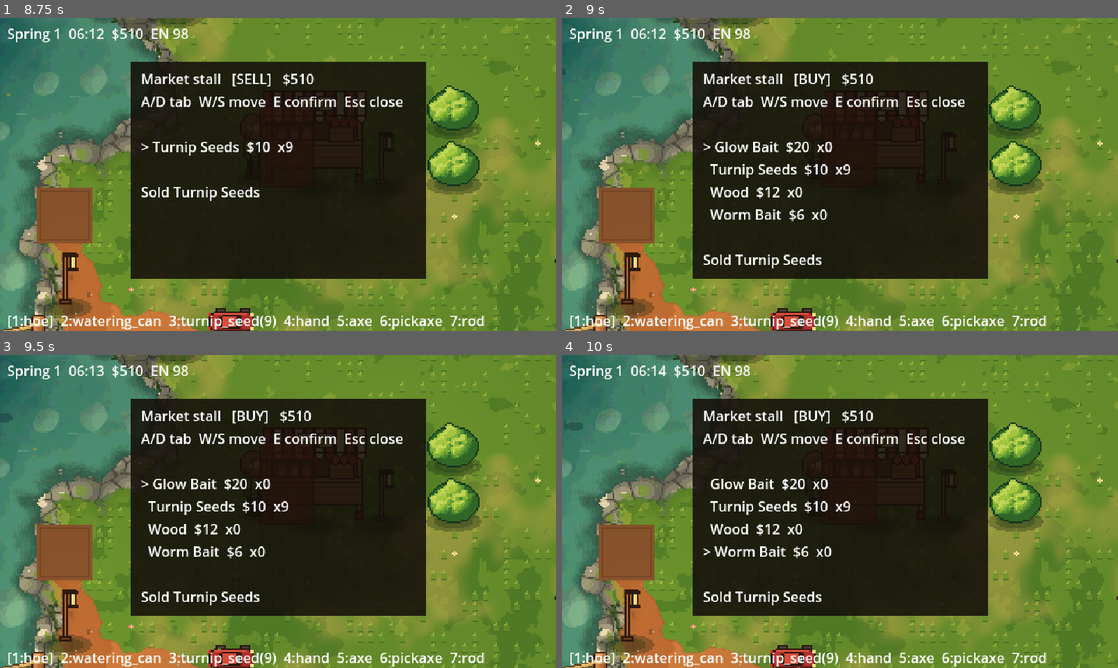
Above: before the commit, frames 1-4 (two rows, left to right).
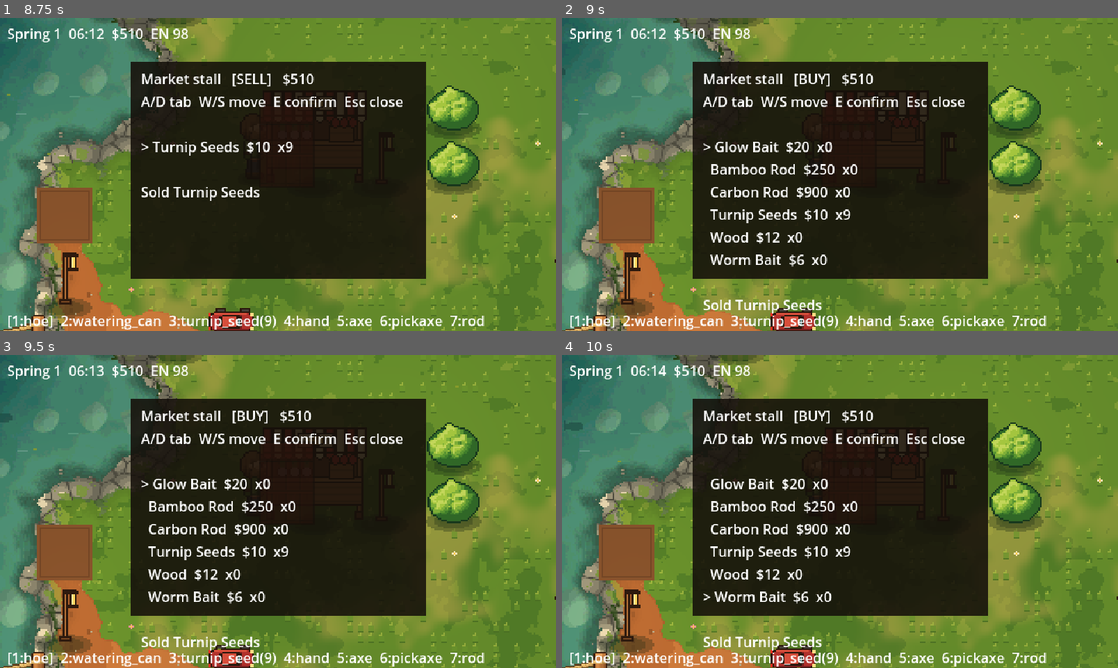
Above: after the commit, the same moments.

Repository: tralesmile/Starstead
Game: Godot game, scene res://scenes/main.tscn
The game is run twice, just before and just after one commit, with the same random seed, the same clock (stepped at 60 frames per second) and the same inputs.
Inputs:
- Up to frame 1 (8.75 s): tap Enter (ui_accept) at 0.5, 0.77, 1.52, 3.02, 3.5, 3.77, 4.52, 6.02, 6.77, 7.52 s; hold E (interact) 0.53-1.28 s; hold W (move_up) 0.53-2.03 s; tap F (use_tool) at 1.35 s; hold A (move_left) 2.03-3.53 s; tap B at 2.1 s; tap Q at 2.85 s; hold S (move_down) 3.53-4.28 s; tap H at 3.6 s; hold D (move_right) 4.28-5.03 s; tap X at 4.35 s; hold W (move_up) 5.03-5.78 s; tap 1 at 5.1 s; hold D (move_right) 5.78-8.03 s; tap Space at 5.85 s; tap I at 6.6 s; tap E (interact) at 7.35 s; hold S (move_down) from 8.03 s (still down); hold F (use_tool) from 8.03 s (still down)
- Up to frame 2 (9 s): tap Enter (ui_accept) at 8.75 s; release S (move_down) at 8.78 s; release F (use_tool) at 8.78 s; hold A (move_left) from 8.78 s (still down); tap B at 8.85 s
- Up to frame 3 (9.5 s): keep holding A (move_left); tap Enter (ui_accept) at 9.02 s
- Up to frame 4 (10 s): tap Enter (ui_accept) at 9.5, 9.77 s; release A (move_left) at 9.53 s; hold W (move_up) from 9.53 s (still down); tap Q at 9.6 s

Frame 1 is identical in both runs. In frame 2, 2.5% of the frame differs, in the area x 25-54%, y 46-95%; in frame 3, 2.5%; in frame 4, 2.6%.

Commit message:
Fishing rod upgrades (rods.json, shop, stacking with bait)
Co-Authored-By: Claude Sonnet 5.5 <noreply@anthropic.com>
Claude-Session: https://claude.ai/code/session_01UudishqJzETcK3s5JQk9ko

Diff:
--- a/data/items.json
+++ b/data/items.json
@@ -70,5 +70,19 @@
   "stack": 99,
   "buy": true,
   "buy_price": 20
+ },
+ "rod_bamboo": {
+  "name": "Bamboo Rod",
+  "price": 60,
+  "stack": 1,
+  "buy": true,
+  "buy_price": 250
+ },
+ "rod_carbon": {
+  "name": "Carbon Rod",
+  "price": 200,
+  "stack": 1,
+  "buy": true,
+  "buy_price": 900
  }
 }
--- /dev/null
+++ b/data/rods.json
@@ -0,0 +1,10 @@
+{
+ "rod_bamboo": {
+  "bite_mult": 0.85,
+  "bar_bonus": 0.05
+ },
+ "rod_carbon": {
+  "bite_mult": 0.7,
+  "bar_bonus": 0.1
+ }
+}
--- a/scripts/fishing.gd
+++ b/scripts/fishing.gd
@@ -127,3 +127,14 @@
 			bm = float(bait[id].bite_mult)
 			best = id
 	return best
+
+static func pick_rod(rods: Dictionary, inv) -> String:
+	## Best rod upgrade owned (lowest bite multiplier), or "" for the starter rod.
+	return pick_bait(rods, inv)
+
+static func combine(rod: Dictionary, bait: Dictionary) -> Dictionary:
+	## Rod and bait stack: bite multipliers multiply, bar bonuses add (bar capped by BAR_SIZE+0.3).
+	return {
+		"bite_mult": float(rod.get("bite_mult", 1.0)) * float(bait.get("bite_mult", 1.0)),
+		"bar_bonus": minf(float(rod.get("bar_bonus", 0.0)) + float(bait.get("bar_bonus", 0.0)), 0.3),
+	}
--- a/scripts/main.gd
+++ b/scripts/main.gd
@@ -25,6 +25,7 @@
 var fishing := Fishing.new(int(Time.get_unix_time_from_system()))
 var fish_table: Dictionary = DataDB.load_json("fish")
 var bait_table: Dictionary = DataDB.load_json("bait")
+var rod_table: Dictionary = DataDB.load_json("rods")
 
 func _ready() -> void:
 	y_sort_enabled = true
@@ -275,7 +276,7 @@
 			_say("Too tired")
 		else:
 			var bait_id := Fishing.pick_bait(bait_table, GameState.bag)
-			if not fishing.cast(world.gen.sdf_at(c.x, c.y), fish_table, GameState.clock.season(), bait_table.get(bait_id, {})):
+			if not fishing.cast(world.gen.sdf_at(c.x, c.y), fish_table, GameState.clock.season(), Fishing.combine(rod_table.get(Fishing.pick_rod(rod_table, GameState.bag), {}), bait_table.get(bait_id, {}))):
 				return
 			if bait_id != "":
 				GameState.bag.remove(bait_id, 1)
--- a/tests/test_fishing.gd
+++ b/tests/test_fishing.gd
@@ -85,3 +85,16 @@
 	check_eq(Fishing.pick_bait(bait, inv), "worm_bait")
 	inv.add("glow_bait", 1)
 	check_eq(Fishing.pick_bait(bait, inv), "glow_bait")
+
+func test_rod_upgrade_stacks_with_bait() -> void:
+	var rods: Dictionary = DataDB.load_json("rods")
+	var inv := Inventory.new()
+	check_eq(Fishing.pick_rod(rods, inv), "")
+	inv.add("rod_bamboo", 1)
+	check_eq(Fishing.pick_rod(rods, inv), "rod_bamboo")
+	inv.add("rod_carbon", 1)
+	check_eq(Fishing.pick_rod(rods, inv), "rod_carbon")
+	var c := Fishing.combine(rods["rod_carbon"], DataDB.load_json("bait")["glow_bait"])
+	check(absf(c.bite_mult - 0.28) < 0.001)
+	check(absf(c.bar_bonus - 0.18) < 0.001)
+	check_eq(Fishing.combine({}, {}).bite_mult, 1.0)
Not shown, changed: docs/PLAN.md
